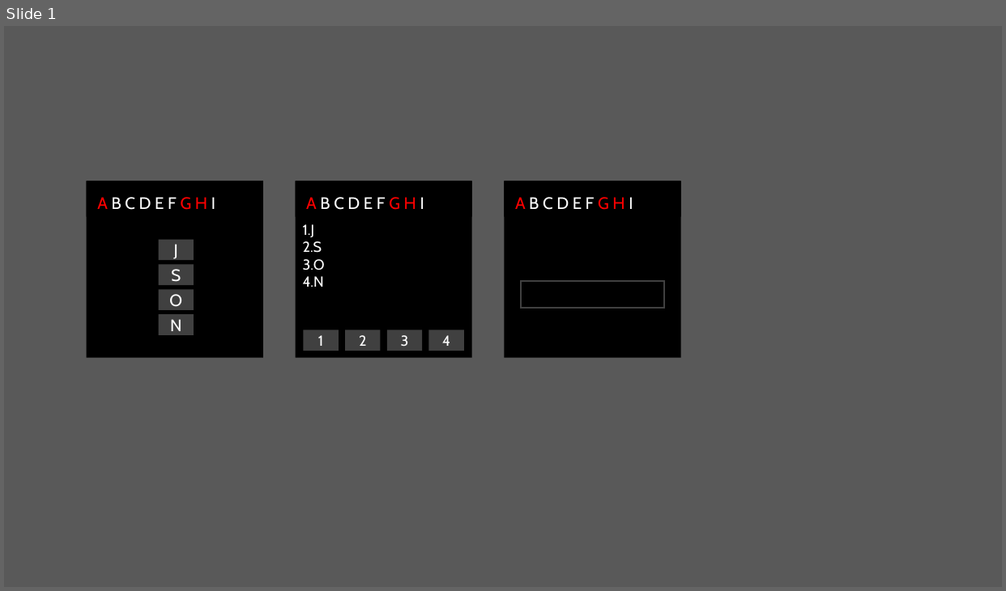
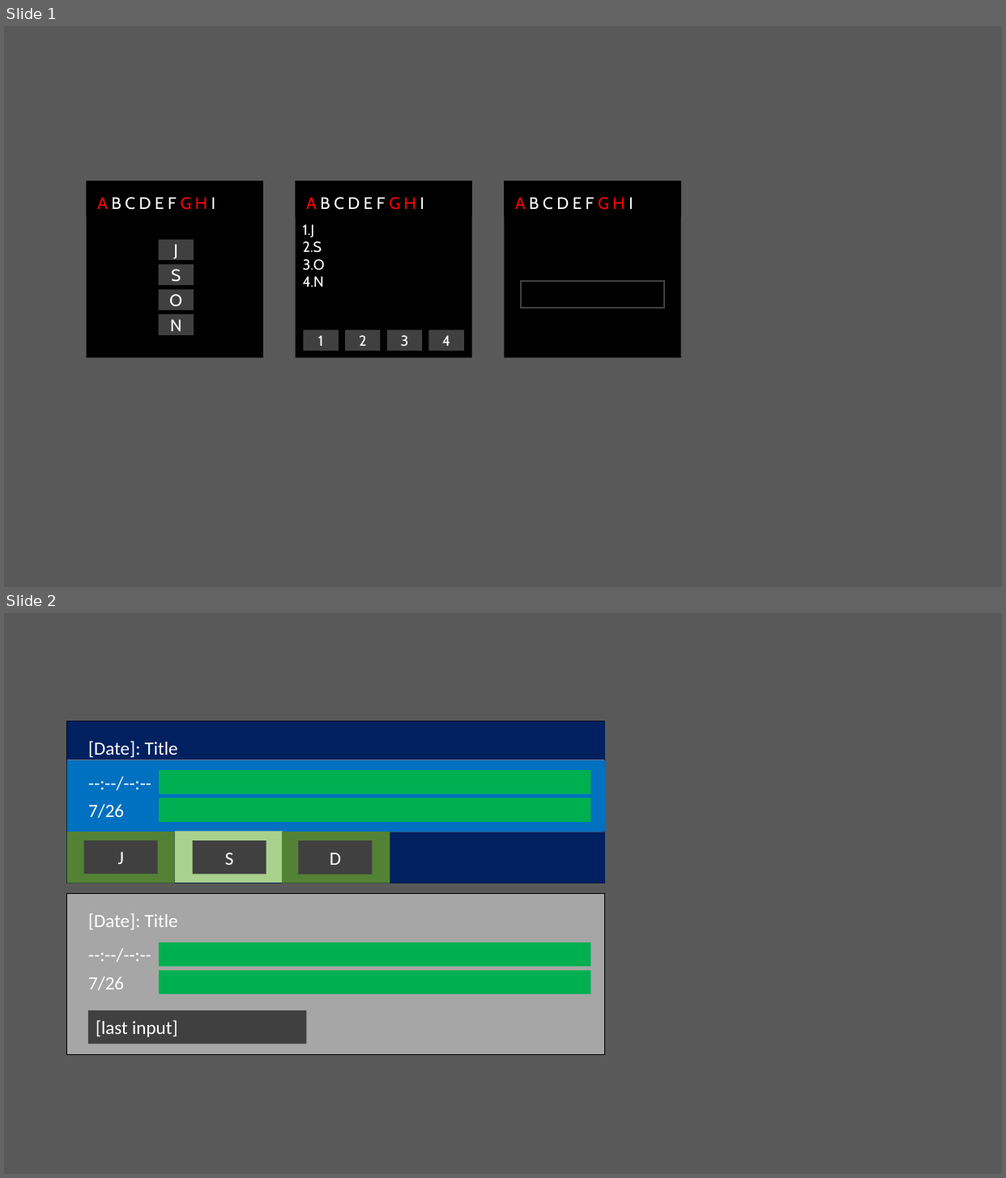
Before and after one commit to win10fan/JustRememberUWP, a slide deck: AppIcon.pptx. Shown one above the other, each under a label of ours: slide 1 before the commit, slides 1 and 2 after it. The pictures are 1006x591 and 1006x1178 pixels, drawn with LibreOffice and Linux fonts; fonts in the diff are those of the drawing. Boxes give left, top, right and bottom in pixels: in the first picture for what was removed or moved away, otherwise in the second. Text is boxed around its words. In the diff, an @@ line names an element or a change of style, - is before the commit and + after.

```diff
--- a/AppIcon.pptx
+++ b/AppIcon.pptx
@@ slide 2 added at (x1=4, y1=613, x2=1002, y2=1174), background #595959 @@
@@ rectangle added at (x1=67, y1=722, x2=605, y2=883), fill #A6A6A6, outline #000000 1 pt @@
@@ rectangle added at (x1=67, y1=722, x2=605, y2=760), fill #002060 @@
@@ text added at (x1=88, y1=741, x2=178, y2=760), 18 pt, text #FFFFFF @@
+[Date]: Title
@@ rectangle added at (x1=67, y1=760, x2=605, y2=832), fill #0070C0 @@
@@ text added at (x1=81, y1=766, x2=163, y2=798), 18 pt, text #FFFFFF @@
+--:--/--:--
@@ rectangle added at (x1=159, y1=770, x2=591, y2=794), fill #00B050 @@
@@ text added at (x1=88, y1=804, x2=124, y2=818), 18 pt, text #FFFFFF @@
+7/26
@@ rectangle added at (x1=159, y1=798, x2=591, y2=822), fill #00B050 @@
@@ rectangle added at (x1=67, y1=833, x2=605, y2=884), fill #002060 @@
@@ rectangle added at (x1=67, y1=832, x2=175, y2=884), fill #548235 @@
@@ rectangle added at (x1=84, y1=841, x2=157, y2=875), fill #404040, 18 pt, text #FFFFFF @@
+J
@@ rectangle added at (x1=175, y1=832, x2=283, y2=884), fill #A9D18E @@
@@ rectangle added at (x1=193, y1=841, x2=266, y2=875), fill #404040, 18 pt, text #FFFFFF @@
+S
@@ rectangle added at (x1=282, y1=832, x2=390, y2=884), fill #548235 @@
@@ rectangle added at (x1=298, y1=841, x2=372, y2=875), fill #404040, 18 pt, text #FFFFFF @@
+D
@@ rectangle added at (x1=67, y1=894, x2=605, y2=1054), fill #A6A6A6, outline #000000 1 pt @@
@@ text added at (x1=88, y1=914, x2=178, y2=930), 18 pt, text #FFFFFF @@
+[Date]: Title
@@ text added at (x1=81, y1=939, x2=163, y2=970), 18 pt, text #FFFFFF @@
+--:--/--:--
@@ rectangle added at (x1=159, y1=943, x2=591, y2=966), fill #00B050 @@
@@ text added at (x1=88, y1=977, x2=124, y2=990), 18 pt, text #FFFFFF @@
+7/26
@@ rectangle added at (x1=159, y1=971, x2=591, y2=995), fill #00B050 @@
@@ rectangle added at (x1=88, y1=1011, x2=306, y2=1044), fill #404040, 18 pt, text #FFFFFF @@
+[last input]
```
Also in this commit, not shown: 9 other files.
